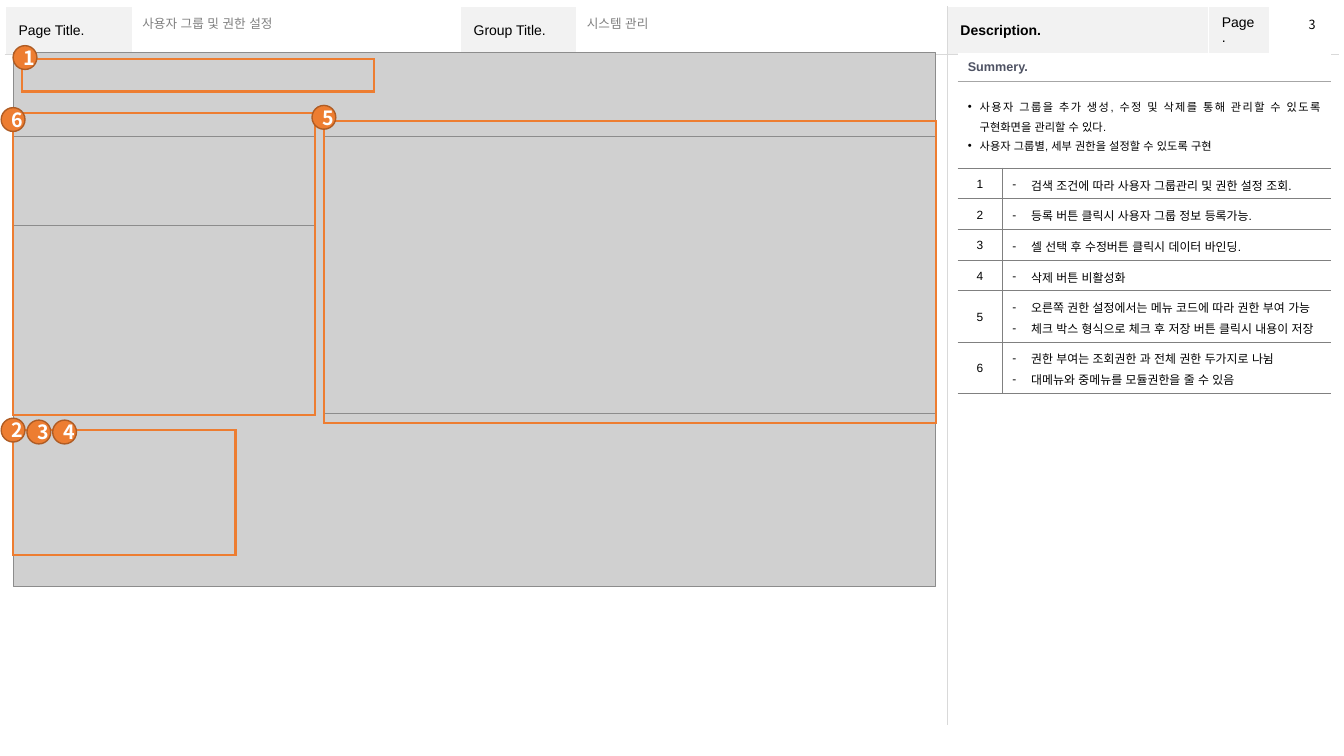
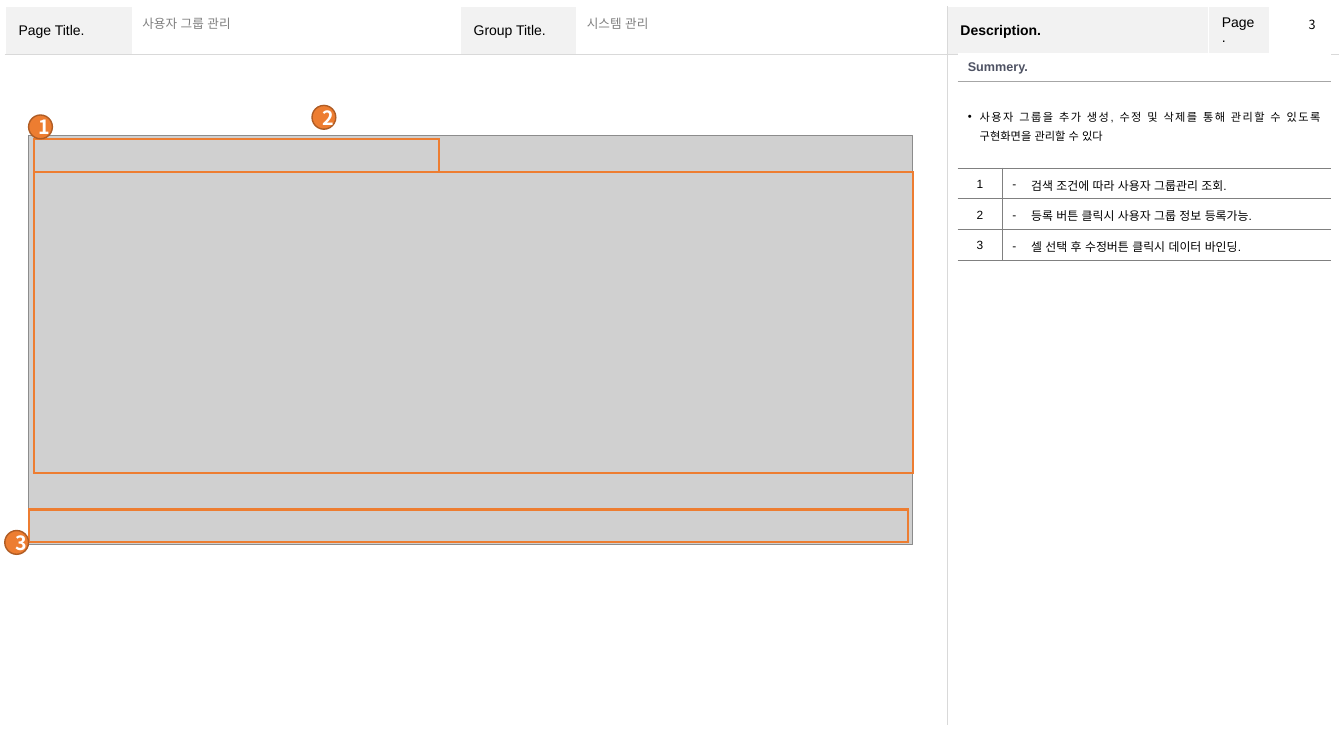
Before and after one commit to YJY1512/GoodeeTeamProject2, a slide deck: slide 3 of Team2 화면설계서.pptx. Drawn at 1344x756 pixels with LibreOffice and Linux fonts; fonts in the diff are those of the drawing; grey boxes stand for pictures. Boxes give left, top, right and bottom in pixels: in the first picture for what was removed or moved away, otherwise in the second. Text is boxed around its words. In the diff, an @@ line names an element or a change of style, - is before the commit and + after.

```diff
--- a/Team2 화면설계서.pptx
+++ b/Team2 화면설계서.pptx
@@ text at bbox=[142, 17, 230, 29]: text changed @@
-사용자 그룹 및 권한 설정
+사용자 그룹 관리
@@ table at bbox=[958, 52, 1331, 256] @@
-row 2, column 1: 사용자 그룹을 추가 생성, 수정 및 삭제를 통해 관리할 수 있도록 구현화면을 관리할 수 있다. / 사용자 그룹별, 세부 권한을 설정할 수 있도록 구현
+row 2, column 1: 사용자 그룹을 추가 생성, 수정 및 삭제를 통해 관리할 수 있도록 구현화면을 관리할 수 있다
-row 3, column 2: 검색 조건에 따라 사용자 그룹관리 및 권한 설정 조회.
+row 3, column 2: 검색 조건에 따라 사용자 그룹관리 조회.
-row 6: 4 | 삭제 버튼 비활성화
-row 7: 5 | 오른쪽 권한 설정에서는 메뉴 코드에 따라 권한 부여 가능 / 체크 박스 형식으로 체크 후 저장 버튼 클릭시 내용이 저장
-row 8: 6 | 권한 부여는 조회권한 과 전체 권한 두가지로 나뉨 / 대메뉴와 중메뉴를 모듈권한을 줄 수 있음
@@ ellipse removed at bbox=[1, 108, 25, 132] @@
-6
@@ rectangle removed at bbox=[13, 113, 316, 414] @@
@@ ellipse "1": place and size @@
-ellipse "1" at bbox=[13, 45, 37, 70]
+ellipse "1" at bbox=[28, 115, 52, 139]
@@ text in ellipse at bbox=[322, 104, 334, 130]: text changed @@
-5
+2
@@ picture removed at bbox=[13, 137, 316, 226] @@
@@ picture: place and size @@
-picture at bbox=[13, 52, 937, 587]
+picture at bbox=[28, 135, 912, 544]
@@ rectangle: place and size @@
-rectangle at bbox=[22, 58, 374, 92]
+rectangle at bbox=[33, 139, 439, 172]
@@ picture removed at bbox=[324, 137, 936, 414] @@
@@ rectangle: place and size @@
-rectangle at bbox=[324, 121, 936, 422]
+rectangle at bbox=[33, 171, 912, 473]
@@ ellipse removed at bbox=[1, 418, 25, 443] @@
-2
@@ rectangle removed at bbox=[13, 431, 236, 556] @@
@@ ellipse removed at bbox=[52, 420, 77, 445] @@
-4
@@ rectangle added at bbox=[28, 509, 907, 542], outline #ED7D31 1.5 pt @@
@@ ellipse "3": place and size @@
-ellipse "3" at bbox=[27, 420, 51, 445]
+ellipse "3" at bbox=[5, 530, 29, 555]
```
Also in this commit, not shown: 11 other slides changed, 1 slide added, 1 slide removed, 8 other files.
